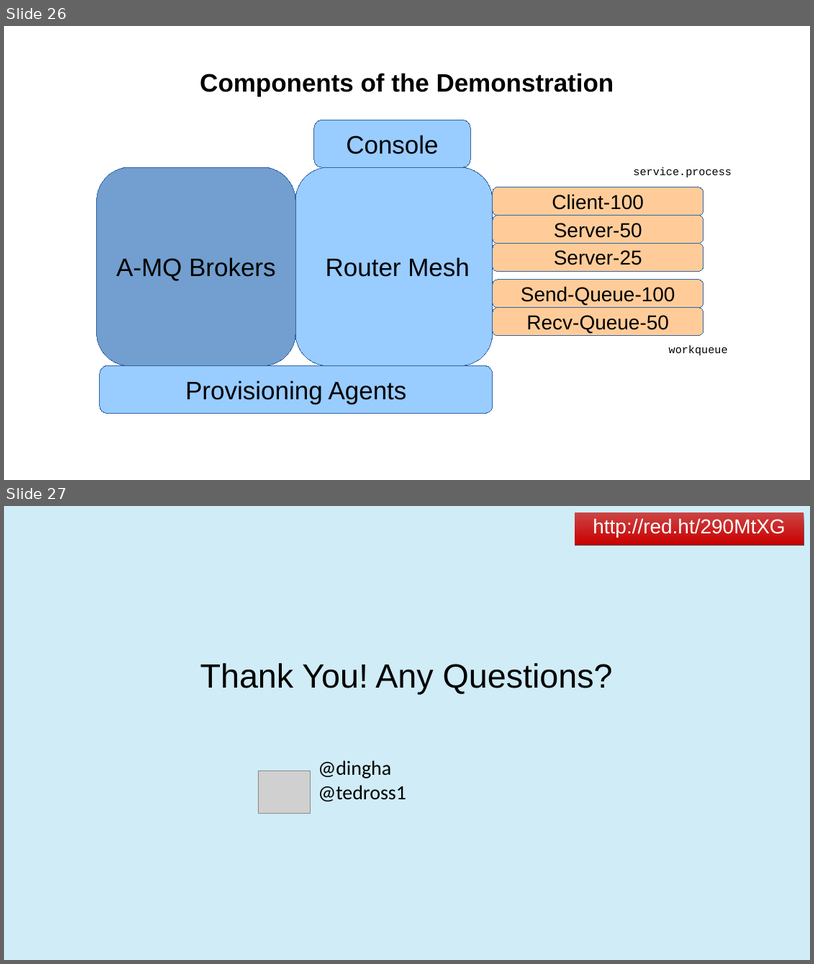
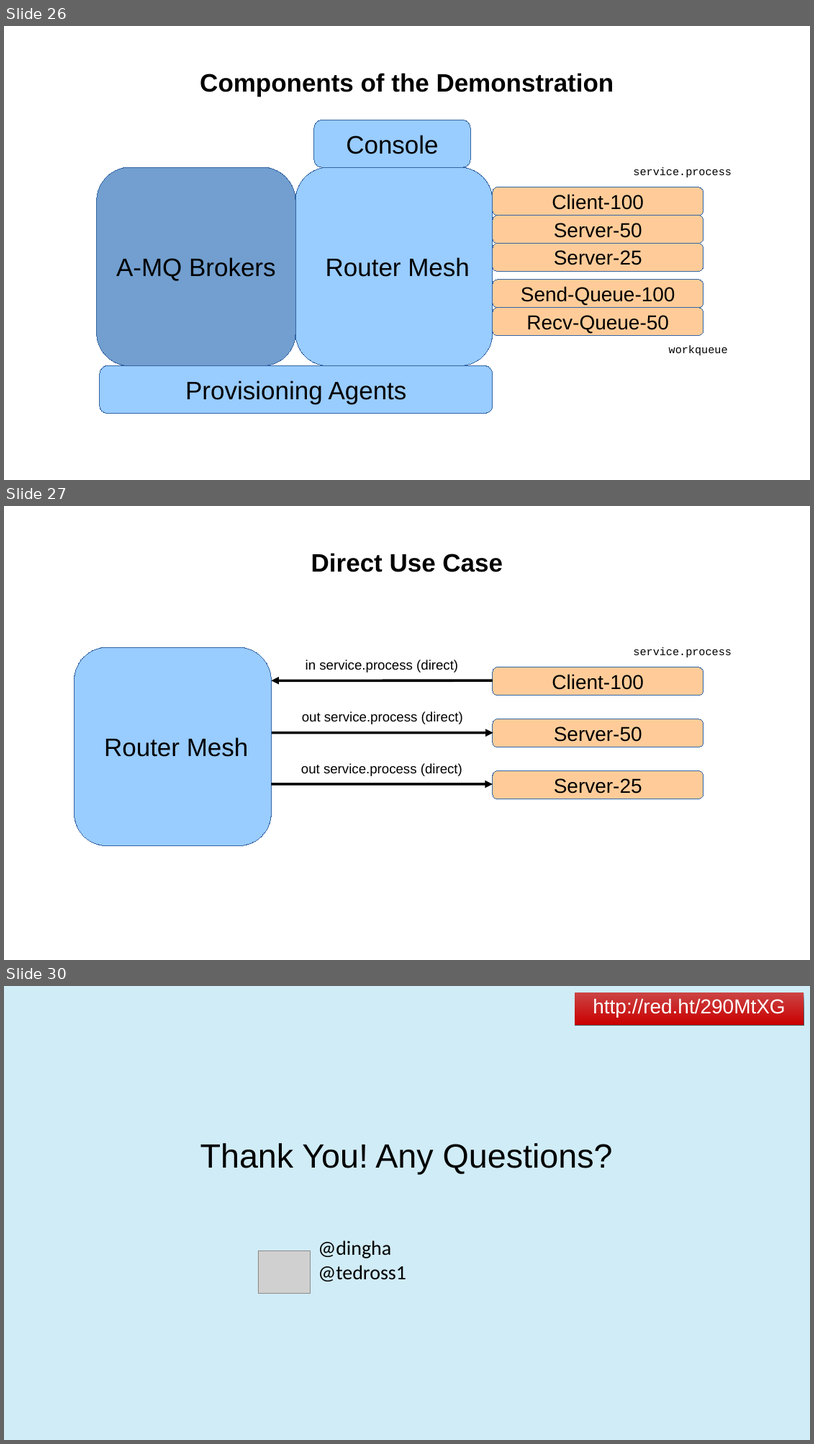
Before and after one commit to ted-ross/summit2016, a slide deck: slides/ElasticScale.odp. Shown one above the other, each under a label of ours: slides 26 and 27 before the commit, slides 26, 27 and 30 after it; the slides between them are not shown. The pictures are 814x964 and 814x1444 pixels, drawn with LibreOffice and Linux fonts; fonts in the diff are those of the drawing; grey boxes stand for pictures; background and template pictures are left out. Boxes give left, top, right and bottom in pixels: in the first picture for what was removed or moved away, otherwise in the second. Text is boxed around its words. In the diff, an @@ line names an element or a change of style, - is before the commit and + after.

```diff
--- a/slides/ElasticScale.odp
+++ b/slides/ElasticScale.odp
@@ slide 27 added at (4,506,810,960), background picture (left out) @@
@@ title added at (311,553,503,572), 60 pt, text #000000, bold @@
+Direct Use Case
@@ freeform shape added at (74,647,271,846), fill #99CCFF, outline #3465A4 0 pt, 60 pt, text #000000 @@
+Router Mesh
@@ text added at (633,647,731,657), 26 pt, text #000000 @@
+service.process
@@ rounded rectangle added at (493,667,704,695), fill #FFCC99, outline #3465A4 0 pt, 48 pt, text #000000 @@
+Client-100
@@ line added at (271,680,493,680), outline #000000 6.01 pt, 32 pt, text #000000 @@
+in service.process (direct)
@@ rounded rectangle added at (493,719,704,747), fill #FFCC99, outline #3465A4 0 pt, 48 pt, text #000000 @@
+Server-50
@@ line added at (272,733,493,733), outline #000000 6.01 pt, 32 pt, text #000000 @@
+out service.process (direct)
@@ line added at (271,784,493,784), outline #000000 6.01 pt, 32 pt, text #000000 @@
+out service.process (direct)
@@ rounded rectangle added at (493,770,704,799), fill #FFCC99, outline #3465A4 0 pt, 48 pt, text #000000 @@
+Server-25
@@ what was slide 27 is now slide 30 @@
```
Also in this commit, not shown: 1 slide changed, 2 other slides added.
